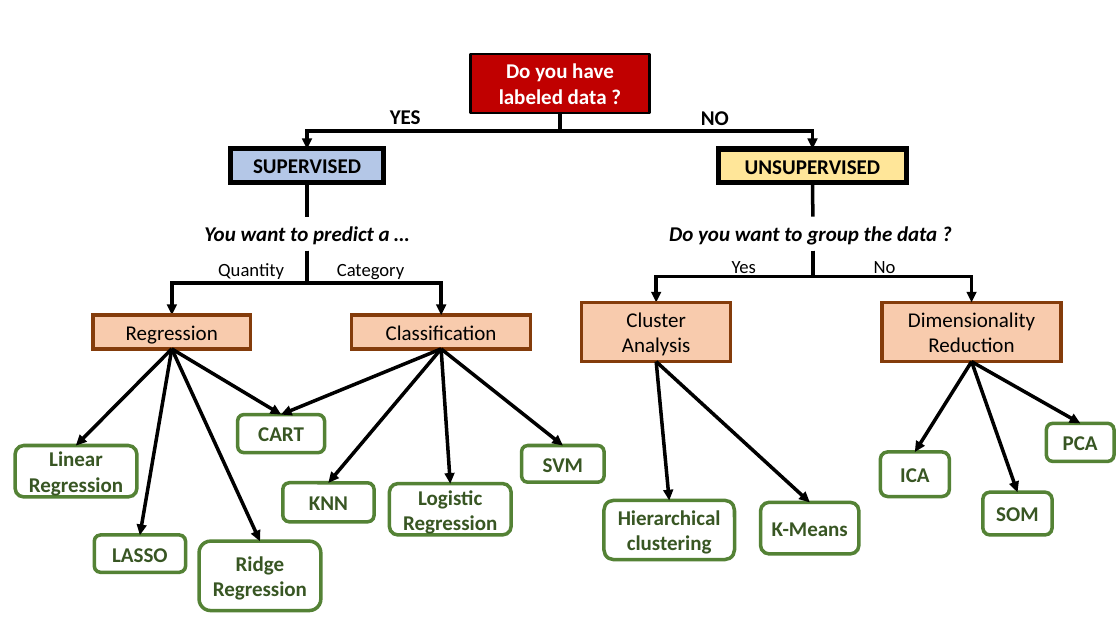
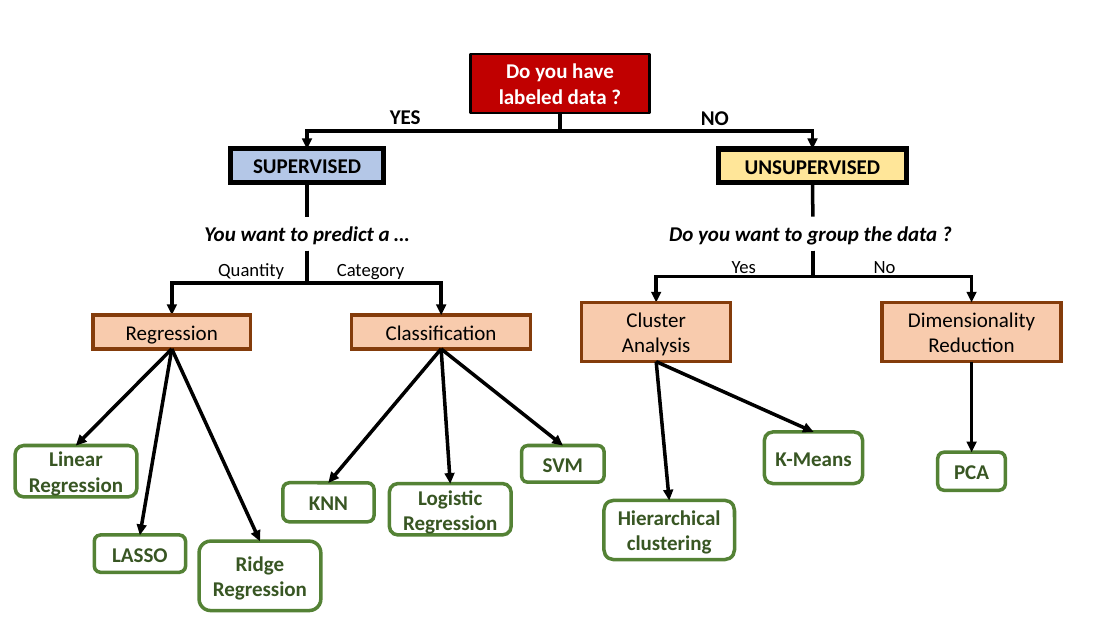
Before and after one commit to lewagon/fullstack-images, a slide deck: slide 1 of ml-week-lectures/learning_tree.pptx. Drawn at 1120x630 pixels with LibreOffice and Linux fonts; fonts in the diff are those of the drawing. Boxes give left, top, right and bottom in pixels: in the first picture for what was removed or moved away, otherwise in the second. Text is boxed around its words. In the diff, an @@ line names an element or a change of style, - is before the commit and + after.

```diff
--- a/ml-week-lectures/learning_tree.pptx
+++ b/ml-week-lectures/learning_tree.pptx
@@ arrow removed from (172, 349) to (281, 414) @@
@@ arrow removed from (441, 349) to (281, 414) @@
@@ arrow moved from (656, 362) - (810, 502) to (656, 362) - (813, 432) @@
@@ arrow removed from (972, 362) to (915, 452) @@
@@ arrow moved from (972, 362) - (1081, 423) to (972, 362) - (972, 452) @@
@@ arrow removed from (972, 362) to (1017, 492) @@
@@ rounded rectangle removed at box(238, 414, 325, 452) @@
-CART
@@ rounded rectangle "K-Means": place and size @@
-rounded rectangle "K-Means" at box(760, 502, 859, 554)
+rounded rectangle "K-Means" at box(765, 432, 863, 483)
@@ rounded rectangle removed at box(881, 452, 949, 497) @@
-ICA
@@ rounded rectangle "PCA": place and size @@
-rounded rectangle "PCA" at box(1047, 423, 1115, 461)
+rounded rectangle "PCA" at box(938, 452, 1006, 490)
@@ rounded rectangle removed at box(983, 492, 1053, 535) @@
-SOM
```
Also in this commit, not shown: 1 other slide changed, 1 slide added, 4 other files.
